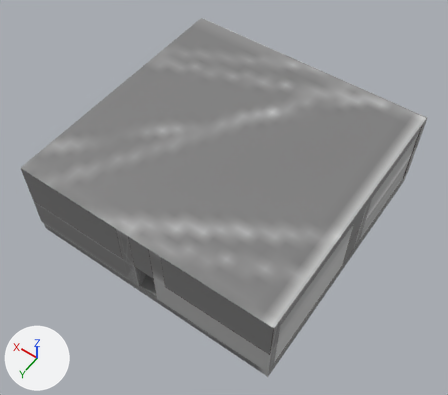
The FBX model Mazingo/Mazingo/Assets/Models/Unfinished Models/BigArea with 1 SideDoor.fbx as it was, and as the next commit left it.
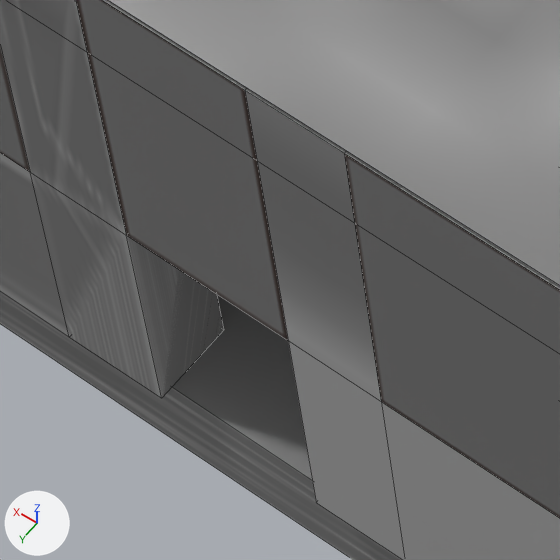
The first picture shows the older version from a camera (50 mm lens) standing at (-16.7, 24.6, 38.0) and looking at (-0.4, 1.7, 2.0). The close-ups show both versions on the part from 27% to 42% of the width and 60% to 77% of the height of that picture; other places that the commit changed are outside them. Every picture has the same lights, and +X, +Y and +Z are marked at lower left. The close-ups show mesh edges as thin lines. Where no turn or scale is listed for an object, it has been applied to the vertices.
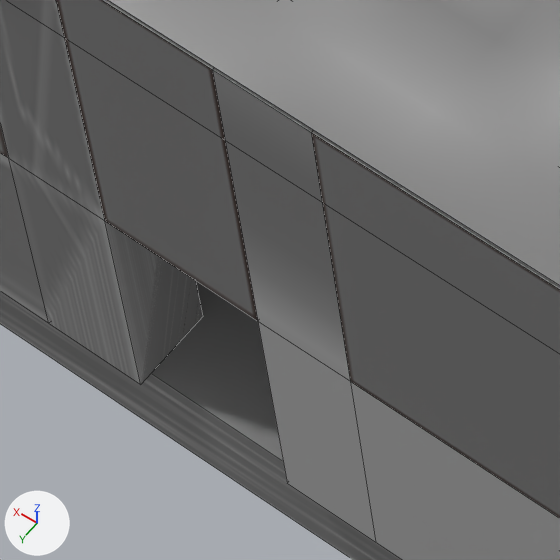
Diff of the bpy script that builds the scene:
```diff
--- a/Mazingo/Mazingo/Assets/Models/Unfinished Models/BigArea with 1 SideDoor.fbx.py
+++ b/Mazingo/Mazingo/Assets/Models/Unfinished Models/BigArea with 1 SideDoor.fbx.py
@@ me_mesh @@
 me_mesh.from_pydata(...)  # 160 vertices, 151 faces; spans x -10.0..10.0, y -10.1..10.1, z -2.6..4.6
 # used by ob_pcube9; location = (-0.016, 0.399, 2.059)
+# me_mesh part 1: all 24 vertices in x -2.0..1.6, y 9.3..10.1, z -1.6..4.5 are moved by (0.3, 0.0, 0.0)
 me_mesh.materials.append(mat_lambert3)
```

Boxes (x1, y1, x2, y2) around the edits, measured in the close-ups (560 x 560 px; the box of a moved part takes in the faces that stretch with it):
part 1 of me_mesh, moved or reshaped
    both: (0, 0, 560, 560)
